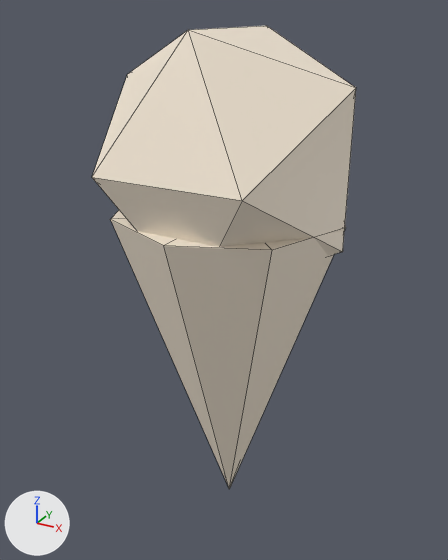
What one commit did to the glTF model public/studio/v2.15.0/d_icecream/model.glb.
One viewpoint serves both versions: a 50 mm camera at (1.42, -2.65, 2.63) aimed at (-0.08, 0.07, 1.27). Lighting does not change. The marker at lower left points along +X, +Y and +Z. The picture after the commit comes second. Mesh edges are drawn as thin lines. Where no turn or scale is listed for an object, it has been applied to the vertices.

The scene before the commit, as lines of its bpy script (objects in view):
```python
me_geometry_0 = bpy.data.meshes.new('geometry_0')
me_geometry_0.from_pydata(...)  # an 8-sided cone pointing to -z spanning x -0.6..0.6, y -0.6..0.6, z -0.1..1.7
me_geometry_0.materials.append(mat_defaultmaterial)
me_geometry_1 = bpy.data.meshes.new('geometry_1')
me_geometry_1.from_pydata(...)  # an icosphere of 20 faces spanning x -0.595..0.595, y -0.595..0.595, z 1.355..2.545
me_geometry_1.materials.append(mat_defaultmaterial_001)
ob_part0 = bpy.data.objects.new('part0', me_geometry_0)
ob_part0.location = (0.0, 0.0, 0.0)
ob_part1 = bpy.data.objects.new('part1', me_geometry_1)
ob_part1.location = (0.0, 0.0, 0.0)
```
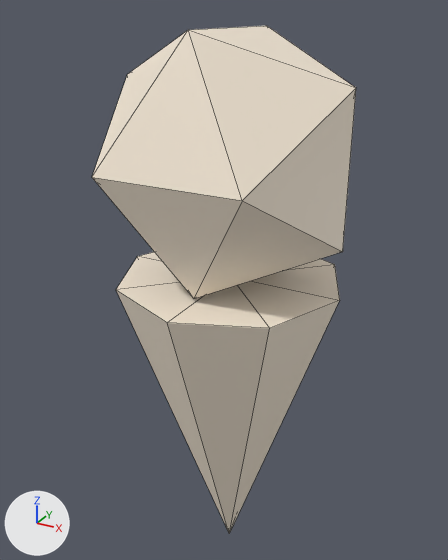
What differs and where, as boxes [x1, y1, x2, y2] in the pictures (448 x 560 px):
```json
{"object": "part0", "change": "moved", "before": [110, 210, 346, 489], "after": [116, 252, 340, 533]}
```

Edits to the scene script, one JSON object a line:
```json
{"block": "me_geometry_0", "where": "# used by ob_part0; location = (0.0, 0.0, 0.0)"}
{"op": "remove", "block": "me_geometry_0", "code": "me_geometry_0.from_pydata(...)  # 10 vertices, 16 faces; spans x -0.6..0.6, y -0.6..0.6, z -0.1..1.7"}
{"op": "add", "block": "me_geometry_0", "code": "me_geometry_0.from_pydata(...)  # 10 vertices, 16 faces; spans x -0.6..0.6, y -0.6..0.6, z -0.47..1.33"}
{"block": "me_geometry_0", "change": "me_geometry_0 part 1: the whole mesh is moved by (0.0, 0.0, -0.37)"}
```
